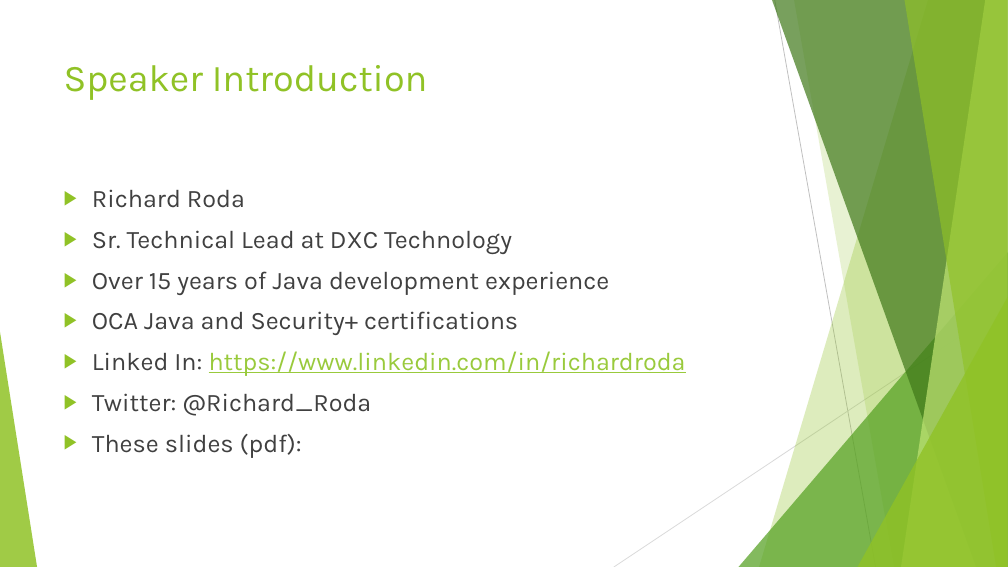
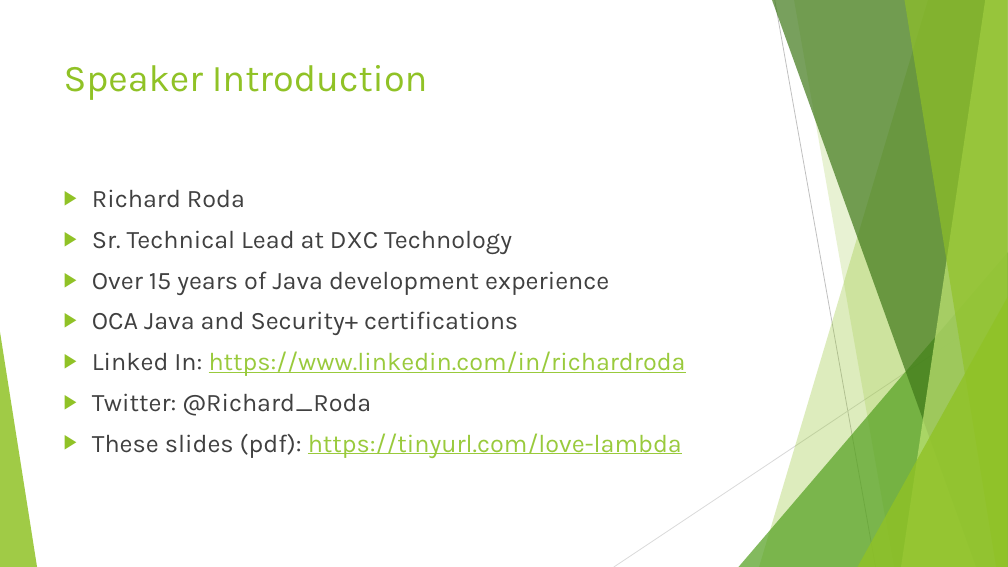
Before and after one commit to RichardRoda/2017-CodePaLOUsa-Lambda, a slide deck: slide 2 of Learning to Love the Lambda in the Stream.pptx. Drawn at 1008x567 pixels with LibreOffice and Linux fonts; fonts in the diff are those of the drawing. Boxes give left, top, right and bottom in pixels: in the first picture for what was removed or moved away, otherwise in the second. Text is boxed around its words. In the diff, an @@ line names an element or a change of style, - is before the commit and + after.

```diff
--- a/Learning to Love the Lambda in the Stream.pptx
+++ b/Learning to Love the Lambda in the Stream.pptx
@@ text at [92,433,682,458]: text changed; text colour #404040 to #99CA3C @@
-▶ These slides (pdf):
+▶ These slides (pdf): https://tinyurl.com/love-lambda
```
Also in this commit, not shown: 2 other slides changed, 1 other file.
